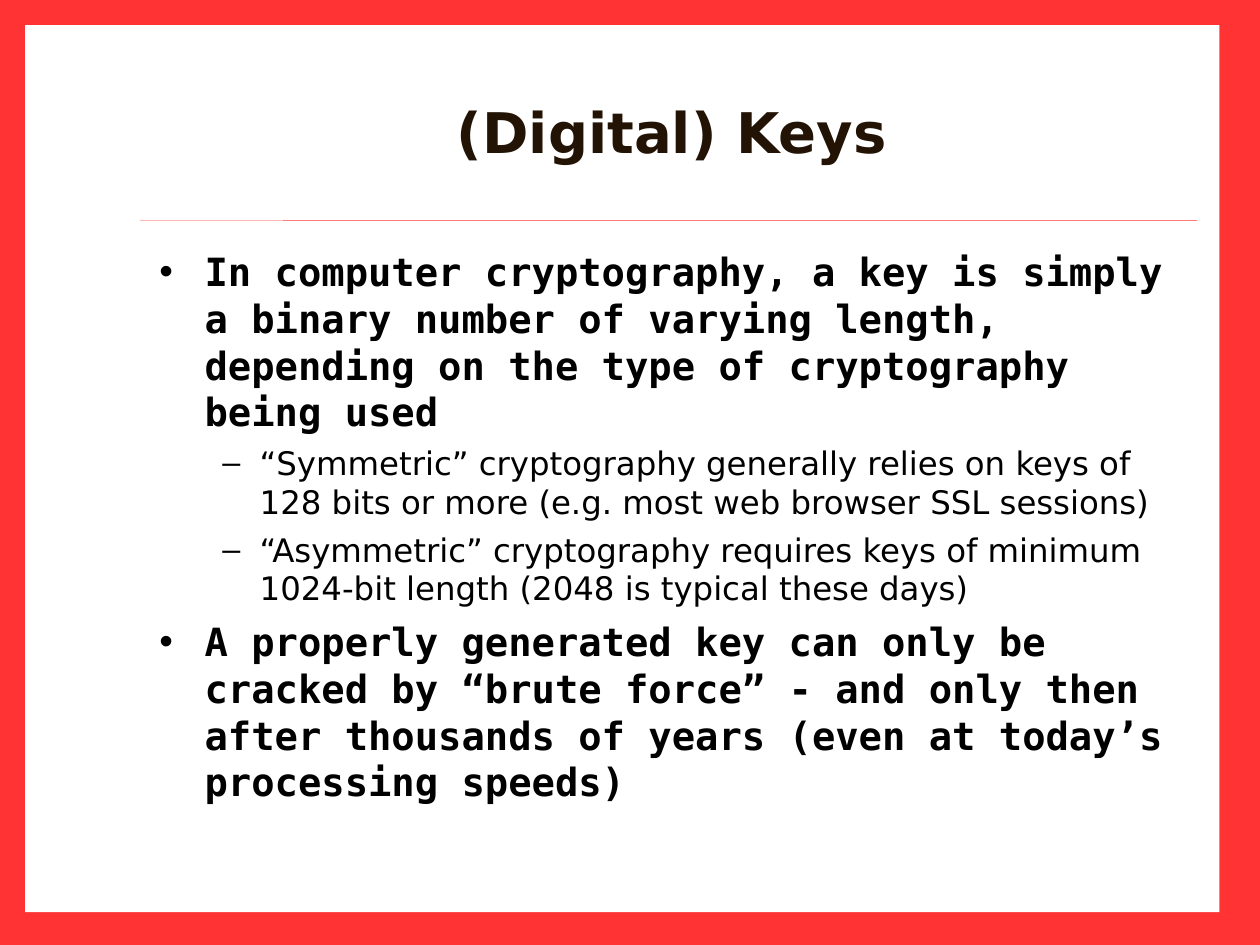
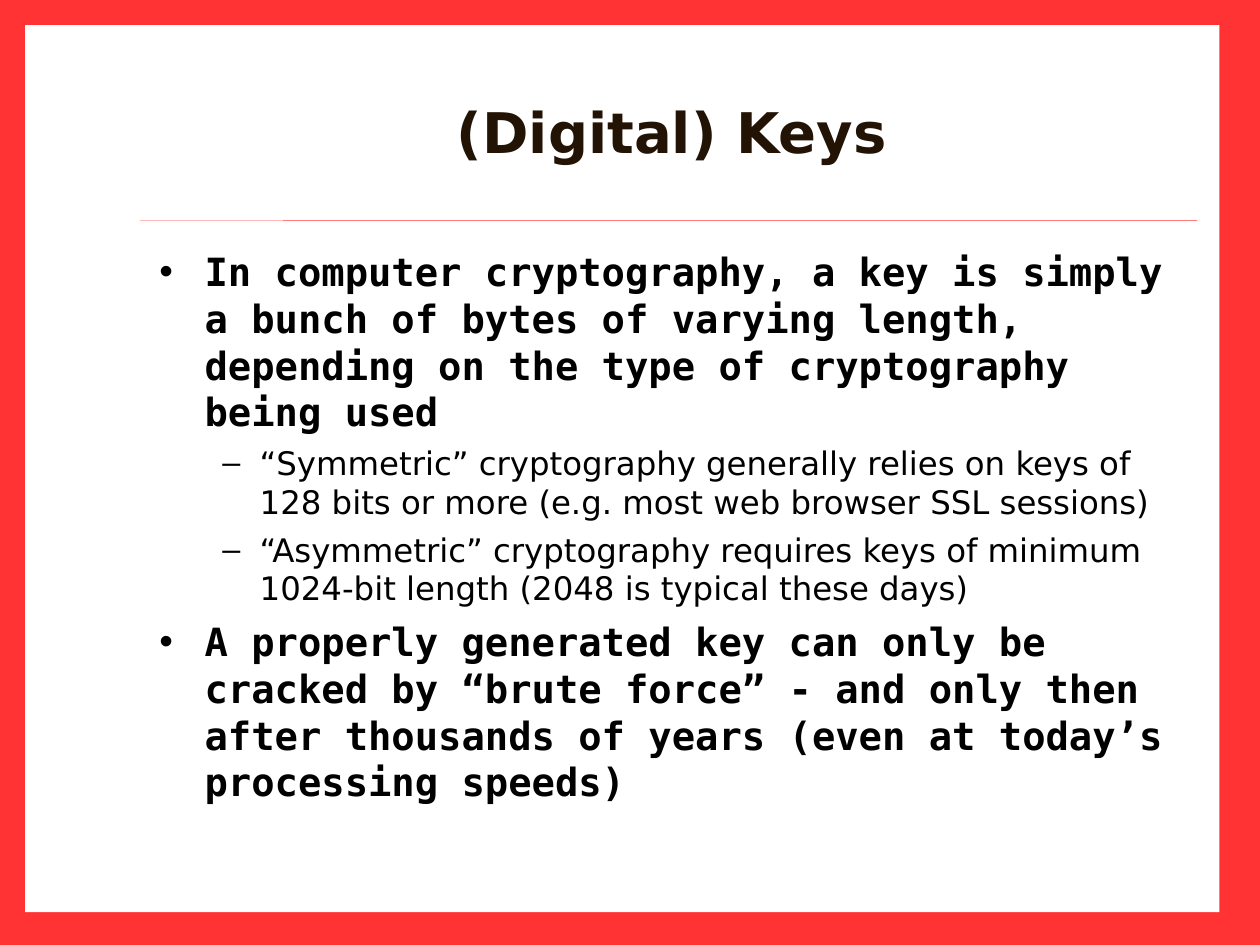
Before and after one commit to Zimbra-Community/pgp-zimlet, a slide deck: slide 8 of demo-training/PGP_0511-Barry.odp. Drawn at 1260x945 pixels with LibreOffice and Linux fonts; fonts in the diff are those of the drawing; background and template pictures are left out. Boxes give left, top, right and bottom in pixels: in the first picture for what was removed or moved away, otherwise in the second. Text is boxed around its words. In the diff, an @@ line names an element or a change of style, - is before the commit and + after.

```diff
--- a/demo-training/PGP_0511-Barry.odp
+++ b/demo-training/PGP_0511-Barry.odp
@@ text at box(205, 255, 1162, 434): text changed @@
-• In computer cryptography, a key is simply a binary number of varying length, depending on the type of cryptography being used
+• In computer cryptography, a key is simply a bunch of bytes of varying length, depending on the type of cryptography being used
```
Also in this commit, not shown: 6 other slides changed, 2 other files.
